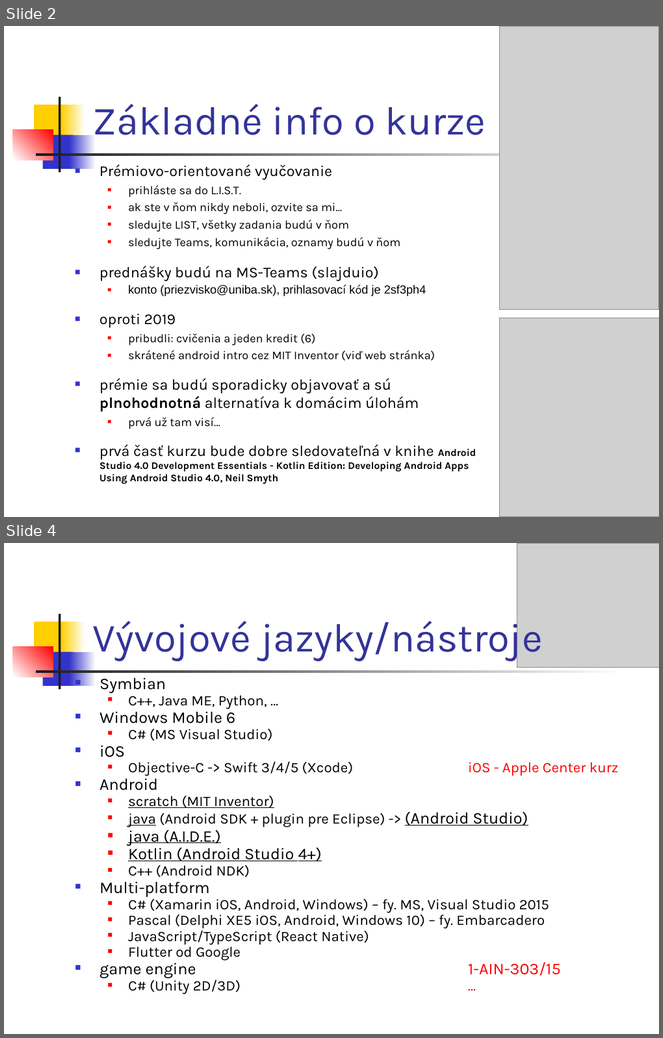
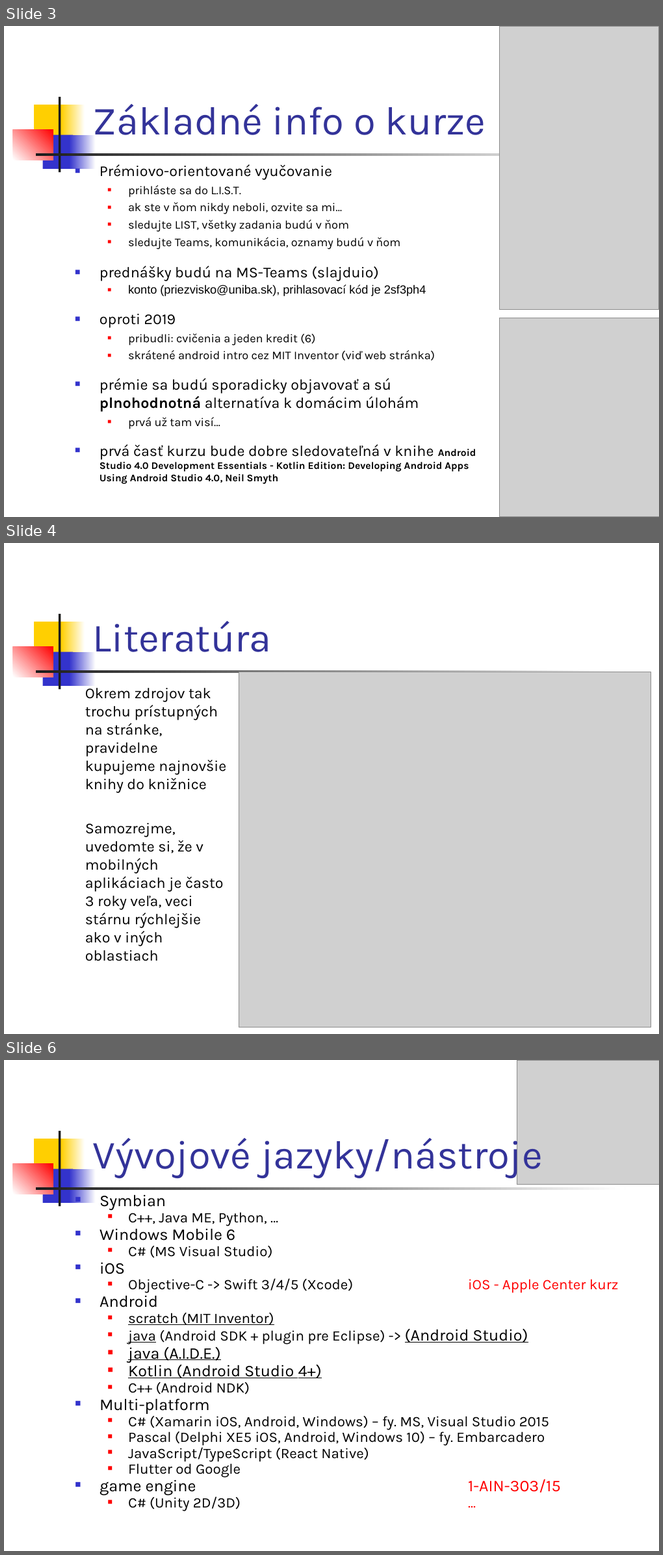
Before and after one commit to vmandro/Prednasky, a slide deck: 00/Uvod.ppt. Shown one above the other, each under a label of ours: slides 2 and 4 before the commit, slides 3, 4 and 6 after it; the slides between them are not shown. The pictures are 663x1038 and 663x1555 pixels, drawn with LibreOffice and Linux fonts; fonts in the diff are those of the drawing; grey boxes stand for pictures. Boxes give left, top, right and bottom in pixels: in the first picture for what was removed or moved away, otherwise in the second. Text is boxed around its words. In the diff, an @@ line names an element or a change of style, - is before the commit and + after.

```diff
--- a/00/Uvod.ppt
+++ b/00/Uvod.ppt
@@ slide 4 added at <box>4,543,659,1034</box>, background #FFFFFF; not listed: 7 template elements that a slide beside it also shows @@
@@ title added at <box>93,621,272,652</box>, 44 pt, text #333399 @@
+Literatúra
@@ picture added at <box>239,672,651,1028</box> @@
@@ text added at <box>85,685,226,962</box>, 16.6 pt, text #000000 @@
+Okrem zdrojov tak trochu prístupných na stránke, pravidelne kupujeme najnovšie knihy do knižnice
+Samozrejme, uvedomte si, že v mobilných aplikáciach je často 3 roky veľa, veci stárnu rýchlejšie ako v iných oblastiach
@@ what was slide 2 is now slide 3 @@
@@ what was slide 4 is now slide 6 @@
```
Also in this commit, not shown: 1 other slide added, 2 other files.
